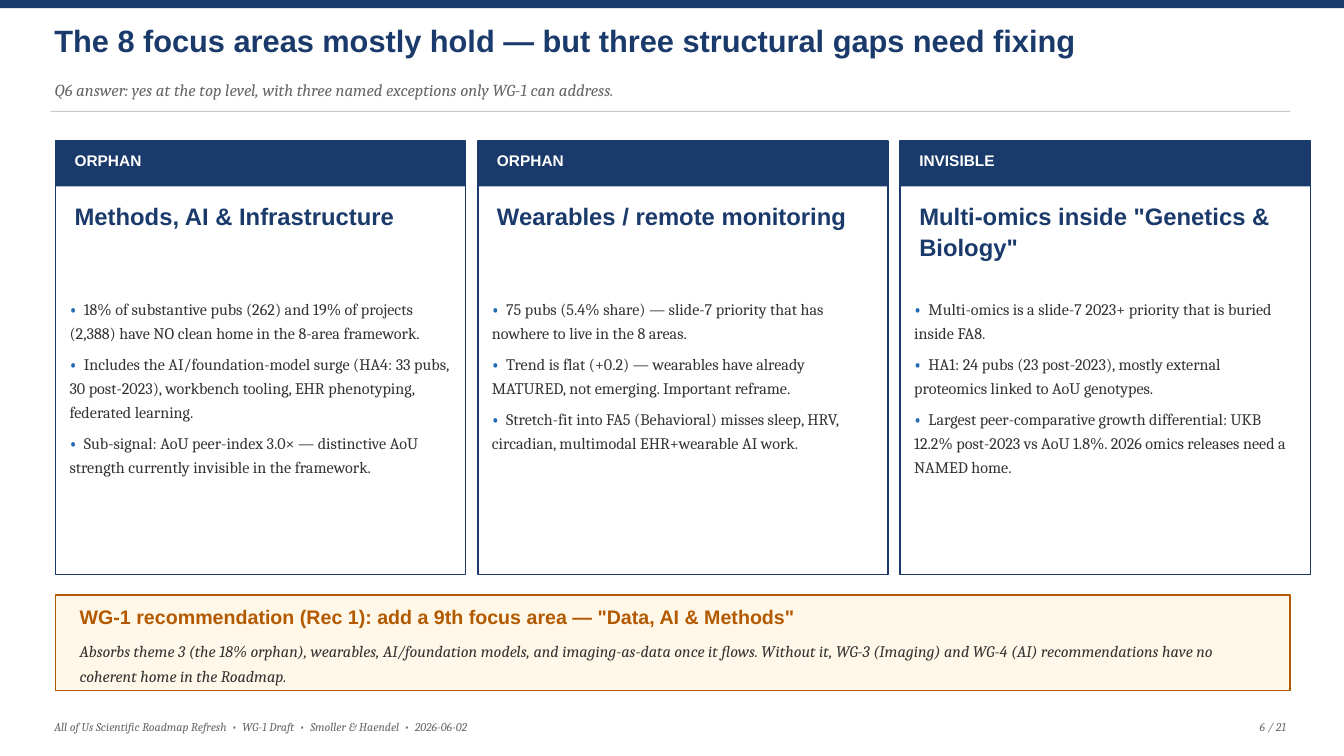
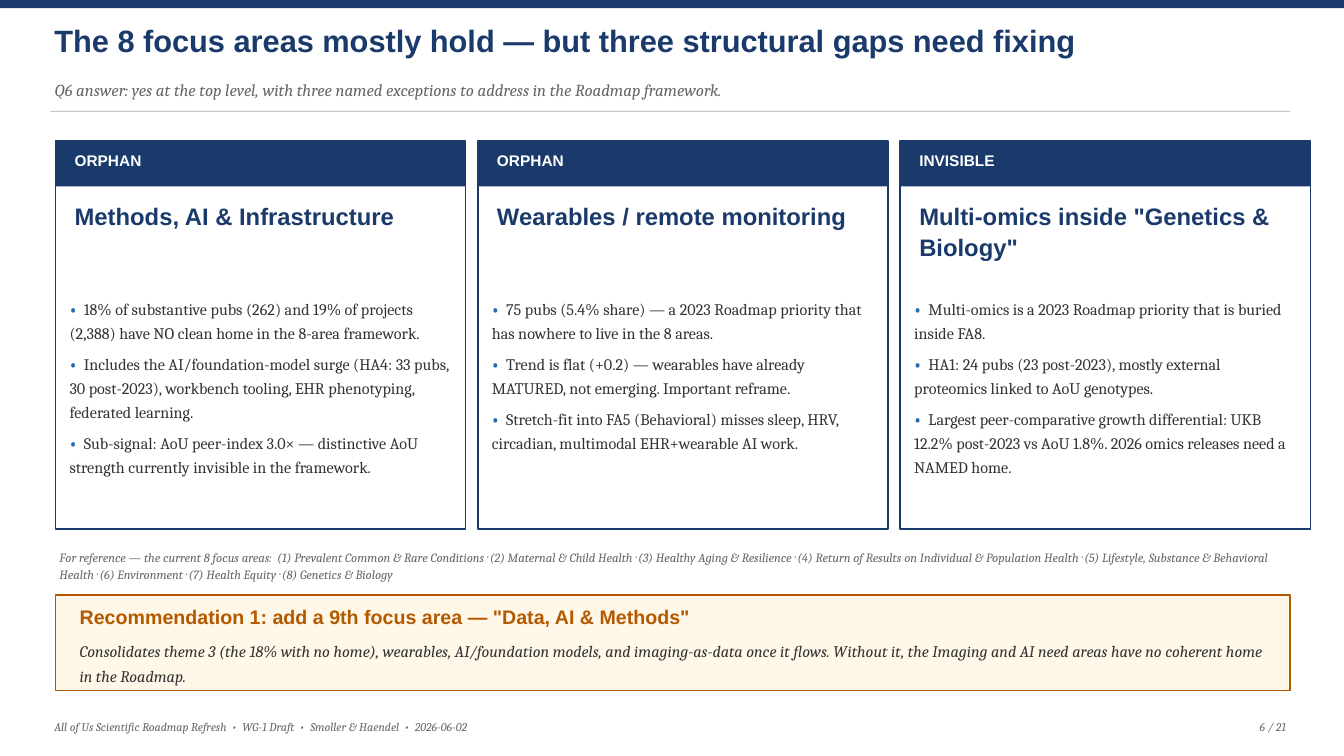
Before and after one commit to mellybelly/all-of-us, a slide deck: slide 6 of resources/deliverables/AoU_Roadmap_Refresh_Draft_Deck.pptx. Drawn at 1344x756 pixels with LibreOffice and Linux fonts; fonts in the diff are those of the drawing. Boxes give left, top, right and bottom in pixels: in the first picture for what was removed or moved away, otherwise in the second. Text is boxed around its words. In the diff, an @@ line names an element or a change of style, - is before the commit and + after.

```diff
--- a/resources/deliverables/AoU_Roadmap_Refresh_Draft_Deck.pptx
+++ b/resources/deliverables/AoU_Roadmap_Refresh_Draft_Deck.pptx
@@ text at [54, 84, 721, 100]: text changed @@
-Q6 answer: yes at the top level, with three named exceptions only WG-1 can address.
+Q6 answer: yes at the top level, with three named exceptions to address in the Roadmap framework.
@@ rectangle: place and size @@
-rectangle at [55, 141, 466, 575]
+rectangle at [55, 141, 466, 529]
@@ rectangle: place and size @@
-rectangle at [478, 141, 888, 575]
+rectangle at [478, 141, 888, 529]
@@ rectangle: place and size @@
-rectangle at [900, 141, 1311, 575]
+rectangle at [900, 141, 1311, 529]
@@ text at [492, 304, 862, 339]: text changed @@
-• 75 pubs (5.4% share) — slide-7 priority that has nowhere to live in the 8 areas.
+• 75 pubs (5.4% share) — a 2023 Roadmap priority that has nowhere to live in the 8 areas.
@@ text at [914, 304, 1282, 339]: text changed @@
-• Multi-omics is a slide-7 2023+ priority that is buried inside FA8.
+• Multi-omics is a 2023 Roadmap priority that is buried inside FA8.
@@ text added at [59, 553, 1267, 582], 9 pt, text #666666, italic @@
+For reference — the current 8 focus areas: (1) Prevalent Common & Rare Conditions · (2) Maternal & Child Health · (3) Healthy Aging & Resilience · (4) Return of Results on Individual & Population Health · (5) Lifestyle, Substance & Behavioral Health · (6) Environment · (7) Health Equity · (8) Genetics & Biology
@@ text at [80, 609, 690, 627]: text changed @@
-WG-1 recommendation (Rec 1): add a 9th focus area — "Data, AI & Methods"
+Recommendation 1: add a 9th focus area — "Data, AI & Methods"
@@ text at [80, 645, 1262, 686]: text changed @@
-Absorbs theme 3 (the 18% orphan), wearables, AI/foundation models, and imaging-as-data once it flows. Without it, WG-3 (Imaging) and WG-4 (AI) recommendations have no coherent home in the Roadmap.
+Consolidates theme 3 (the 18% with no home), wearables, AI/foundation models, and imaging-as-data once it flows. Without it, the Imaging and AI need areas have no coherent home in the Roadmap.
```
Also in this commit, not shown: 6 other slides changed, 11 other files.
